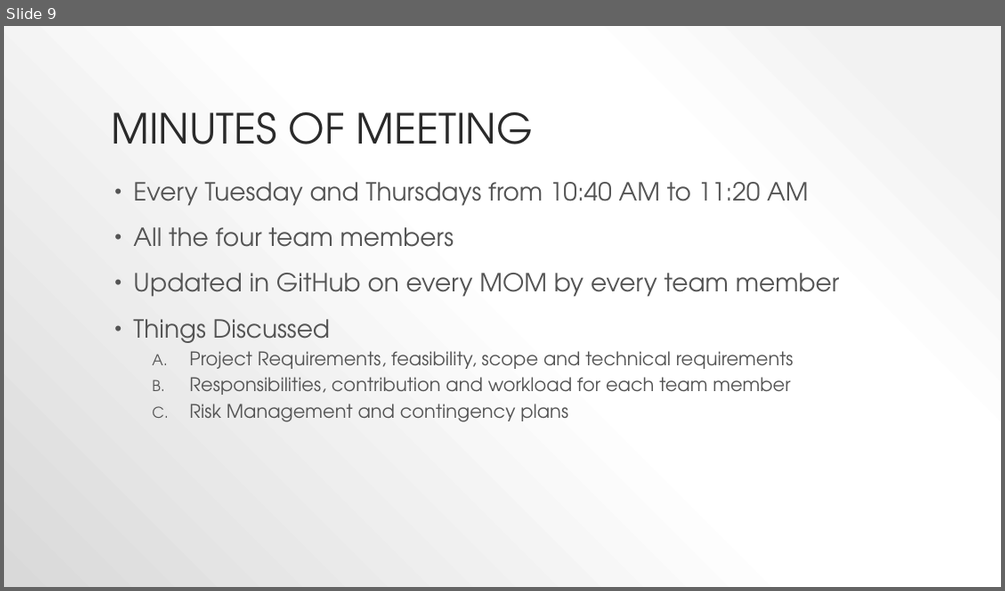
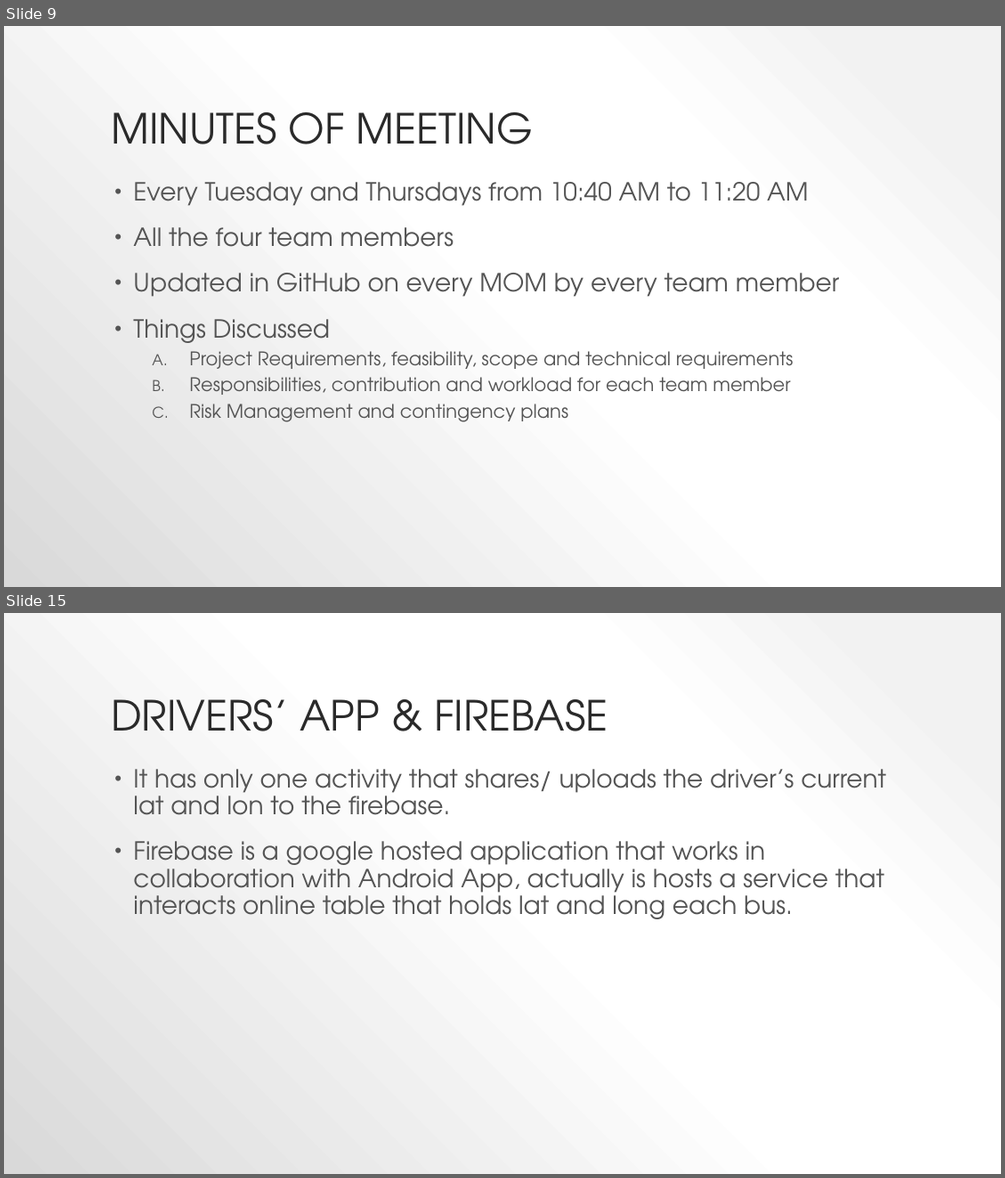
Before and after one commit to anuragchitnis/bus-tracking-system, a slide deck: docs/Presentations/project proposal.pptx. Shown one above the other, each under a label of ours: slide 9 before the commit, slides 9 and 15 after it; the slides between them are not shown. The pictures are 1005x591 and 1005x1178 pixels, drawn with LibreOffice and Linux fonts; fonts in the diff are those of the drawing. Boxes give left, top, right and bottom in pixels: in the first picture for what was removed or moved away, otherwise in the second. Text is boxed around its words. In the diff, an @@ line names an element or a change of style, - is before the commit and + after.

```diff
--- a/docs/Presentations/project proposal.pptx
+++ b/docs/Presentations/project proposal.pptx
@@ slide 15 added at bbox=[4, 613, 1001, 1174], background gradient #F2F2F2 to #FFFFFF to #D9D9D9 @@
@@ title added at bbox=[111, 699, 607, 731], 40 pt, text #2A2A2A @@
+DRIVERS’ APP & FIREBASE
@@ text added at bbox=[133, 769, 886, 919], 24 pt, text #545454 @@
+• It has only one activity that shares/ uploads the driver’s current lat and lon to the firebase.
+• Firebase is a google hosted application that works in collaboration with Android App, actually is hosts a service that interacts online table that holds lat and long each bus.
```
Also in this commit, not shown: 5 other slides added.
